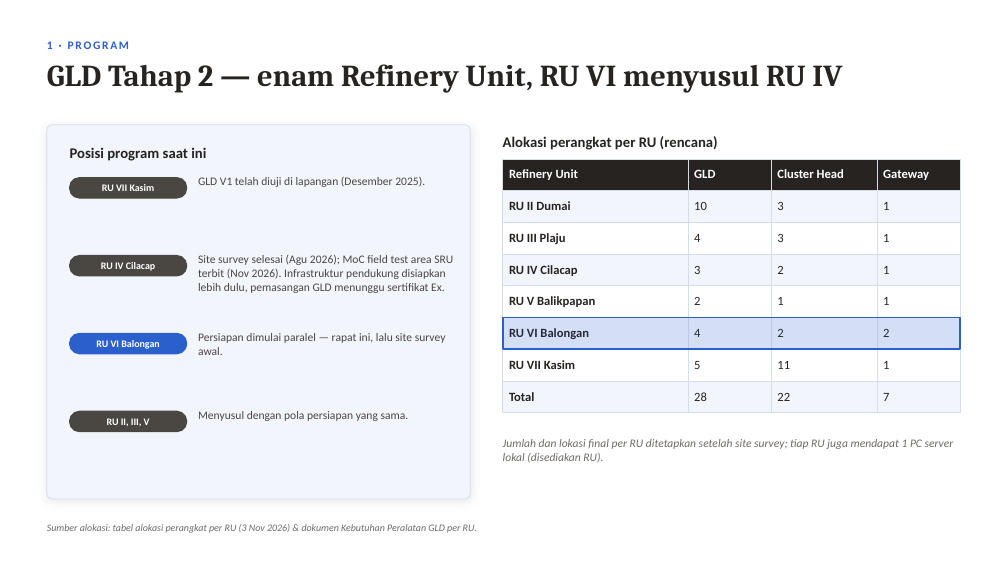
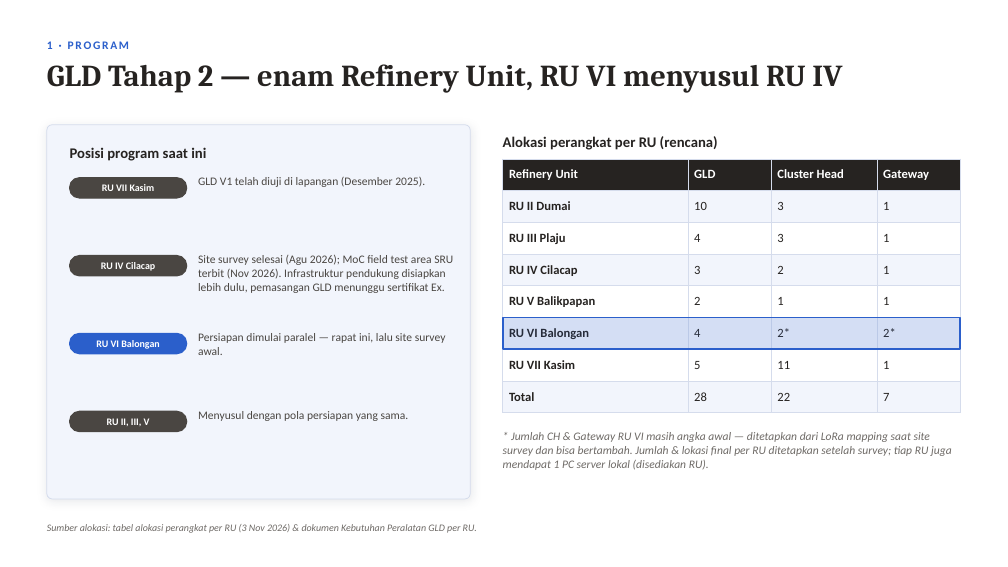
Before and after one commit to RavellerH/GLD-V2-Report-2026, a slide deck: slide 3 of Deliverables/Presentasi_Koordinasi_Implementasi_GLD_RU-VI_Balongan_13November2026.pptx. Drawn at 1008x567 pixels with LibreOffice and Linux fonts; fonts in the diff are those of the drawing. Boxes give left, top, right and bottom in pixels: in the first picture for what was removed or moved away, otherwise in the second. Text is boxed around its words. In the diff, an @@ line names an element or a change of style, - is before the commit and + after.

```diff
--- a/Deliverables/Presentasi_Koordinasi_Implementasi_GLD_RU-VI_Balongan_13November2026.pptx
+++ b/Deliverables/Presentasi_Koordinasi_Implementasi_GLD_RU-VI_Balongan_13November2026.pptx
@@ table at bbox=[503, 159, 960, 405] @@
-row 6, column 3: 2
+row 6, column 3: 2*
-row 6, column 4: 2
+row 6, column 4: 2*
@@ text at bbox=[503, 432, 952, 470]: text changed @@
-Jumlah dan lokasi final per RU ditetapkan setelah site survey; tiap RU juga mendapat 1 PC server lokal (disediakan RU).
+* Jumlah CH & Gateway RU VI masih angka awal — ditetapkan dari LoRa mapping saat site survey dan bisa bertambah. Jumlah & lokasi final per RU ditetapkan setelah survey; tiap RU juga mendapat 1 PC server lokal (disediakan RU).
```
Also in this commit, not shown: 4 other slides changed, 9 slides added, 3 other files.
